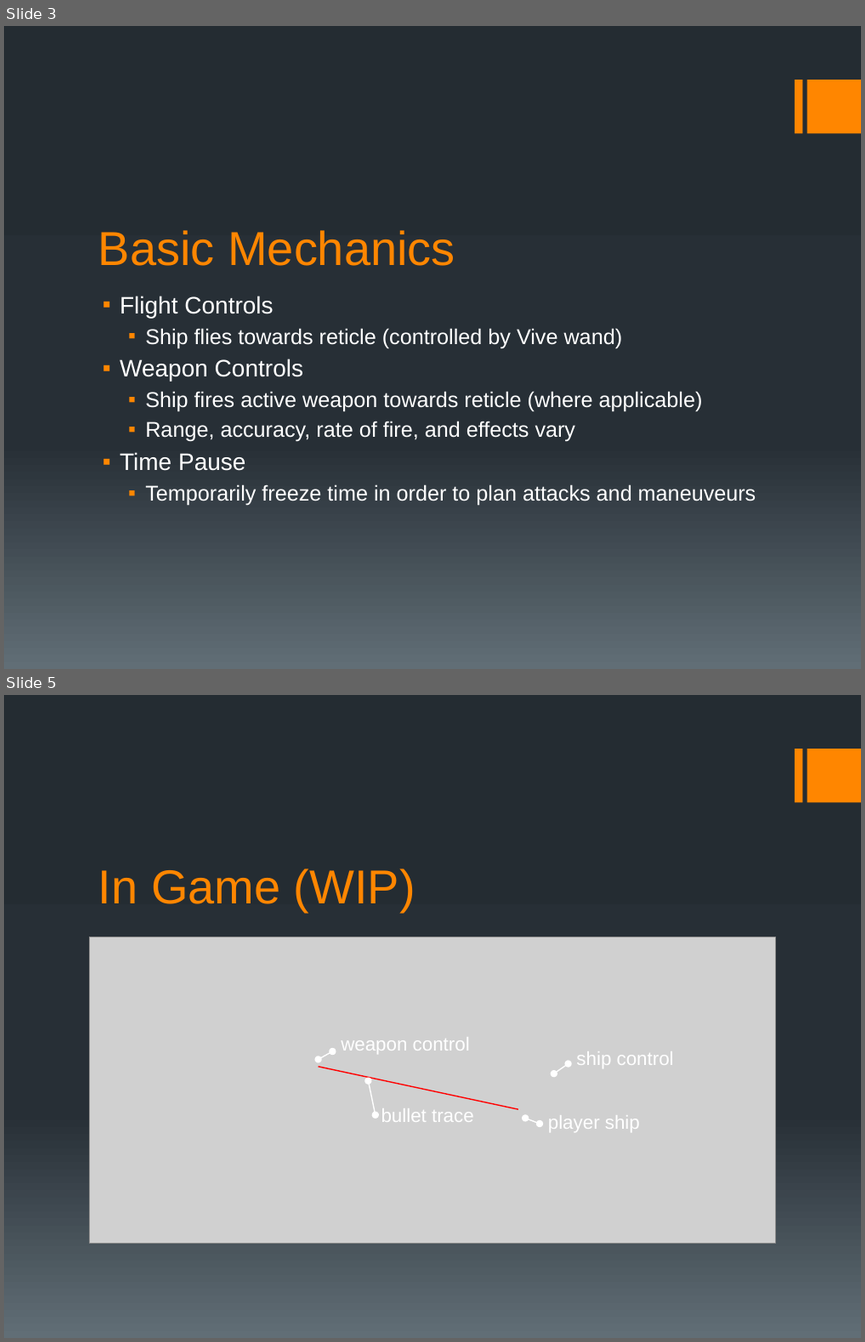
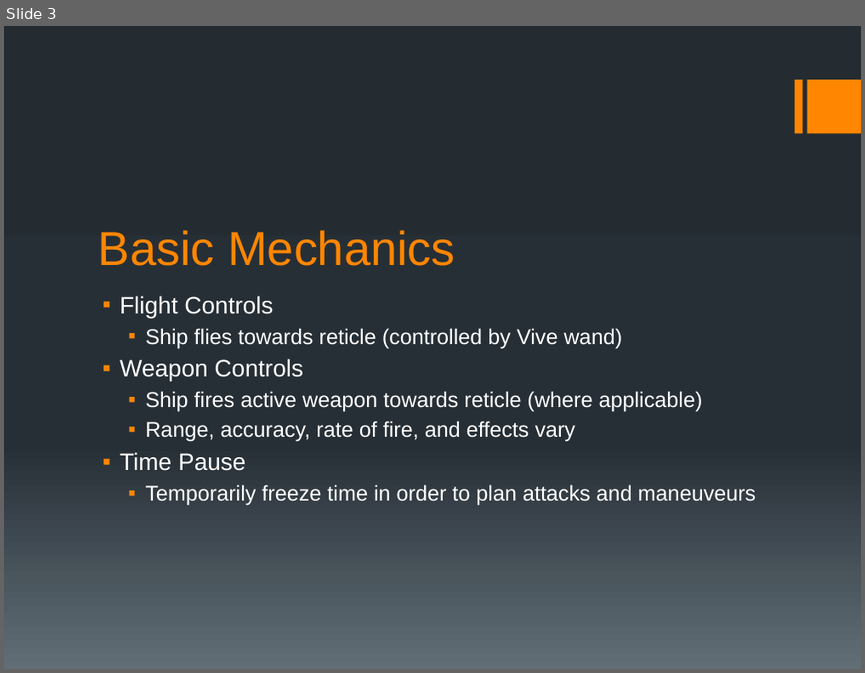
Before and after one commit to oates999/ExperimentalGame_VR, a slide deck: Presentations/FormalPresentation_11-1-2017.pptx. Shown one above the other, each under a label of ours: slides 3 and 5 before the commit, slide 3 after it; the slides between them are not shown. The pictures are 865x1342 and 865x673 pixels, drawn with LibreOffice and Linux fonts; fonts in the diff are those of the drawing; grey boxes stand for pictures. Boxes give left, top, right and bottom in pixels: in the first picture for what was removed or moved away, otherwise in the second. Text is boxed around its words. In the diff, an @@ line names an element or a change of style, - is before the commit and + after.

```diff
--- a/Presentations/FormalPresentation_11-1-2017.pptx
+++ b/Presentations/FormalPresentation_11-1-2017.pptx
@@ slide 5 removed at bbox=[4, 695, 861, 1338], background gradient #242C33 to #273037 to #636D76; not listed: 2 template elements that a slide beside it also shows @@
@@ title removed at bbox=[98, 868, 415, 912] @@
-In Game (WIP)
@@ picture removed at bbox=[90, 936, 775, 1242] @@
@@ double arrow removed from (332, 1051) to (318, 1059) @@
@@ text removed at bbox=[341, 1037, 470, 1054] @@
-weapon control
@@ text removed at bbox=[576, 1051, 674, 1068] @@
-ship control
@@ line removed from (518, 1109) to (318, 1066) @@
@@ double arrow removed from (554, 1074) to (568, 1063) @@
@@ double arrow removed from (368, 1081) to (375, 1115) @@
@@ text removed at bbox=[381, 1108, 474, 1122] @@
-bullet trace
@@ double arrow removed from (525, 1118) to (540, 1123) @@
@@ text removed at bbox=[548, 1115, 640, 1132] @@
-player ship
```
Also in this commit, not shown: 2 slides changed, 1 slide added, 2 other slides removed.
